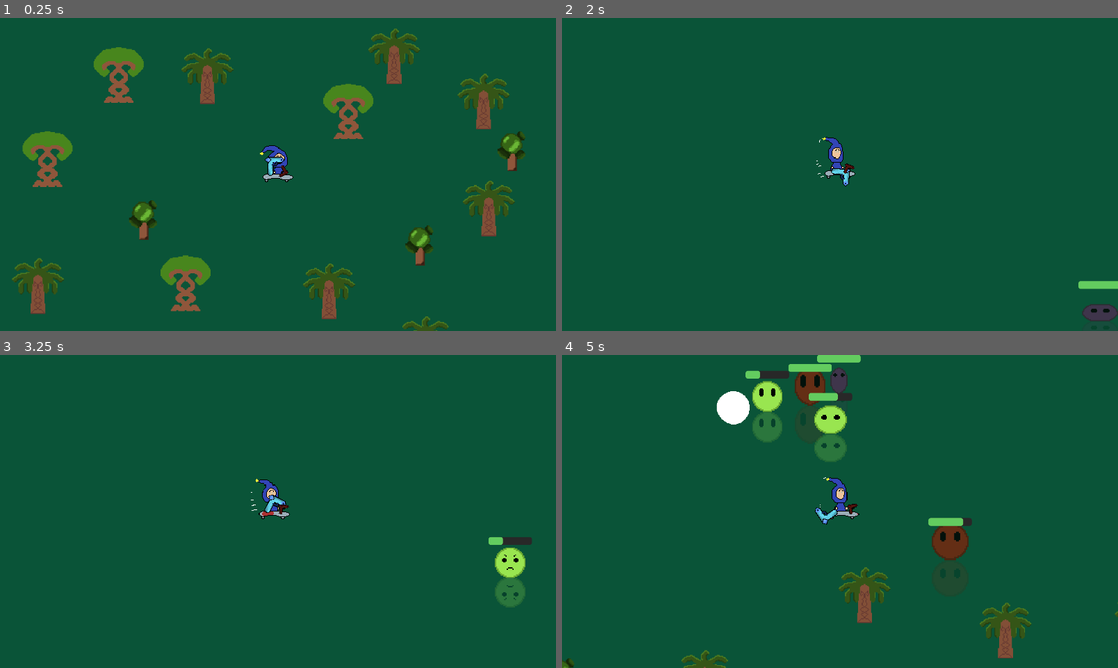
Above: before the commit, frames 1-4 (two rows, left to right).
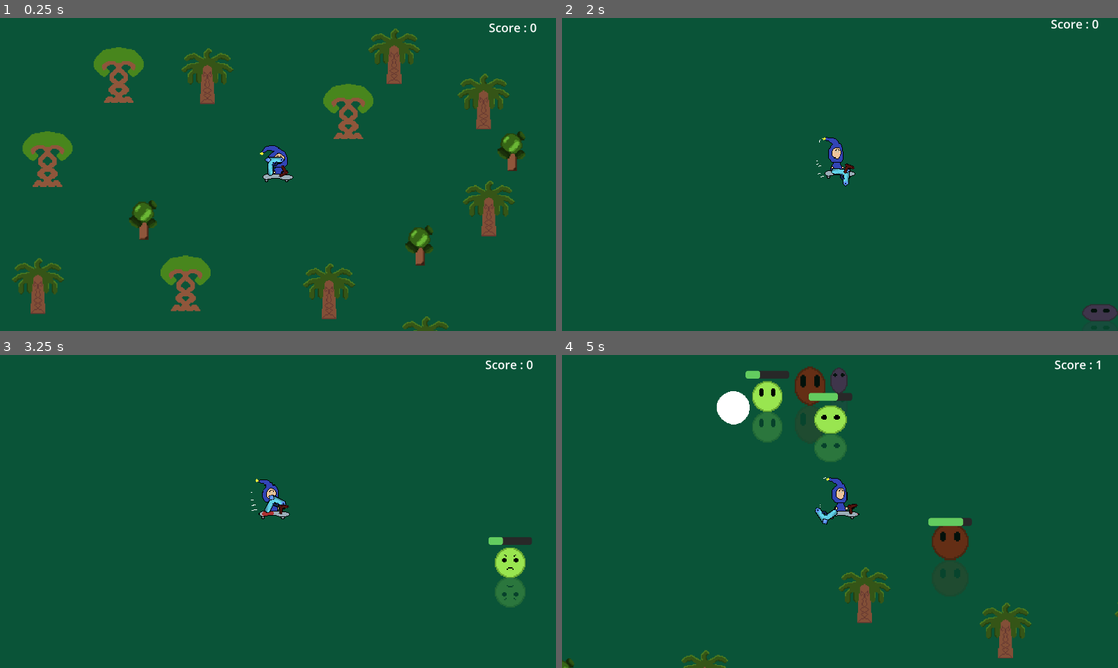
Above: after the commit, the same moments.

Repository: CarrascosaArnaud/VampSurv
Game: Godot game, scene res://scenes/game.tscn
Same seed, same stepped clock (60 frames per second), same inputs: the game is played once before the commit and once after it.
Inputs (mouse positions are in pixels of both pictures, inside the frame that each line leads up to):
- Up to frame 1 (0.25 s): no input
- Up to frame 2 (2 s): move the mouse to (812, 237) at 0.52 s; press the mouse at (812, 237) at 0.53 s; hold W (move_up) from 0.53 s (still down); move the mouse to (1006, 221) at 1.27 s; release the mouse at (1006, 221) at 1.28 s; click (1006, 221) at 1.35 s
- Up to frame 3 (3.25 s): move the mouse to (111, 464) at 2.02 s; release W (move_up) at 2.03 s; press the mouse at (111, 464) at 2.03 s; hold A (move_left) from 2.03 s (still down); move the mouse to (305, 511) at 2.77 s; release the mouse at (305, 511) at 2.78 s; click (305, 511) at 2.85 s
- Up to frame 4 (5 s): move the mouse to (756, 433) at 3.52 s; release A (move_left) at 3.53 s; press the mouse at (756, 433) at 3.53 s; hold S (move_down) 3.53-4.28 s; move the mouse to (962, 495) at 4.27 s; release the mouse at (962, 495) at 4.28 s; hold D (move_right) from 4.28 s (still down); click (962, 495) at 4.35 s

The runs differ from the first frame. In frame 1, 0.1% of the frame differs, in the area x 88-97%, y 1-5%; in frame 2, 0.3%; in frame 3, 0.1%; in frame 4, 0.5%, in the area x 40-97%, y 0-6%.

Commit message:
v0.8.2
Minor adds

Diff:
--- a/scenes/audio_manager.tscn
+++ b/scenes/audio_manager.tscn
@@ -93,6 +93,7 @@
 [node name="Music" type="AudioStreamPlayer" parent="."]
 process_mode = 3
 stream = ExtResource("8_tecvb")
+autoplay = true
 
 [node name="AutoGunShootSound" type="AudioStreamPlayer" parent="."]
 stream = SubResource("AudioStreamRandomizer_6byjo")
--- a/scenes/game.tscn
+++ b/scenes/game.tscn
@@ -30,6 +30,15 @@
 position = Vector2(-43.942, -81.7974)
 rotation = 0.00561791
 
+[node name="Score" type="Label" parent="Player"]
+unique_name_in_owner = true
+offset_left = 728.0
+offset_top = -535.0
+offset_right = 943.0
+offset_bottom = -458.0
+theme_override_font_sizes/font_size = 41
+text = "Score : 0"
+
 [node name="SpawnTimer" type="Timer" parent="."]
 wait_time = 0.6
 autostart = true
--- a/scripts/autoGun.gd
+++ b/scripts/autoGun.gd
@@ -2,7 +2,7 @@
 
 @onready var PRECISION = 10 + (GameOver.score*2) #Plus proche de 0 = mieux
 
-func _physics_process(delta):
+func _physics_process(_delta):
 	var enemies_in_range = get_overlapping_bodies()
 	if enemies_in_range.size() > 0:
 		var target_enemy = enemies_in_range.front() # same as enemies_in_range[0]
@@ -23,5 +23,5 @@
 func _on_timer_timeout():
 	shoot()
 
-	for i in range(min((GameOver.score/5),5)):
+	for i in range(min(round(GameOver.score/10),5)):
 		shoot()
--- a/scripts/game.gd
+++ b/scripts/game.gd
@@ -19,6 +19,8 @@
 	elif(liveTimer >= 10.0 && maxTimer):
 		$SpawnTimer.wait_time = 0.50
 
+	%Score.text = str("Score : " , GameOver.score)
+
 func spawn_mob():
 	var new_mob = preload("res://scenes/mob.tscn").instantiate()
 	%PathFollow2D.progress_ratio = randf()
--- a/scripts/game_over.gd
+++ b/scripts/game_over.gd
@@ -3,7 +3,7 @@
 @onready var score = 0
 @onready var bestScore = 0
 
-func randomText():
+func randomText() :
 	var random = randi_range(1,6)
 	if (random == 1):
 		return ("Bien tenté...")
@@ -47,15 +47,14 @@
 func gameOver():
 	AudioManager.music.set_volume_db(-15)
 	self.visible = true
-
 	if GameOver.bestScore < GameOver.score:
 		GameOver.bestScore = GameOver.score
-		if (GameOver.score >= 50) :
-			%GameOverText.text = randomTextBetterScore()
-		else:
-			%GameOverText.text = randomTextScore()
-
-	%GameOverText.text = randomText()
+	if (GameOver.score >= 0 && GameOver.score <= 50) :
+		%GameOverText.text = randomText()
+	elif (GameOver.score >= 51 && GameOver.score <= 100):
+		%GameOverText.text = randomTextScore()
+	elif (GameOver.score >= 101 && GameOver.score <= 200):
+		%GameOverText.text = randomTextBetterScore()
 	%Score.text = str("Nombre de kills : " , GameOver.score);
 	%BestScore.text = str("Meilleur score : " , GameOver.bestScore);
 	#$ColorRect2/LiveTimer.text = str("Temps en vie : ", round(Game.liveTimer), " s");
--- a/scripts/manualGun.gd
+++ b/scripts/manualGun.gd
@@ -1,6 +1,6 @@
 extends Area2D
 
-func _physics_process(delta):
+func _physics_process(_delta):
 	look_at(get_global_mouse_position())
 
 func shoot():
--- a/scripts/mob.gd
+++ b/scripts/mob.gd
@@ -7,6 +7,7 @@
 @onready var player = get_node("/root/Game/Player")
 
 func _ready():
+	%HealthBar.visible = false
 	%Bouboule.play_walk()
 	if(randomGen == 1):
 		$Bouboule.modulate = Color.from_hsv(1,0.8,0.8,0.8)
@@ -22,13 +23,14 @@
 
 	%HealthBar.max_value = health
 
-func _physics_process(delta):
+func _physics_process(_delta):
 	var direction = global_position.direction_to(player.global_position)
 	velocity = direction * speed
 	move_and_slide()
 
 
 func take_damage():
+	%HealthBar.visible = true
 	health -= 1
 	%Bouboule.play_hurt()
 	%HealthBar.value = health
Not shown, added: Export v0.8 Windows/GoofyBoi - VampSurv.exe
Not shown, added: Export v0.8 Windows/GoofyBoi - VampSurv.rar
